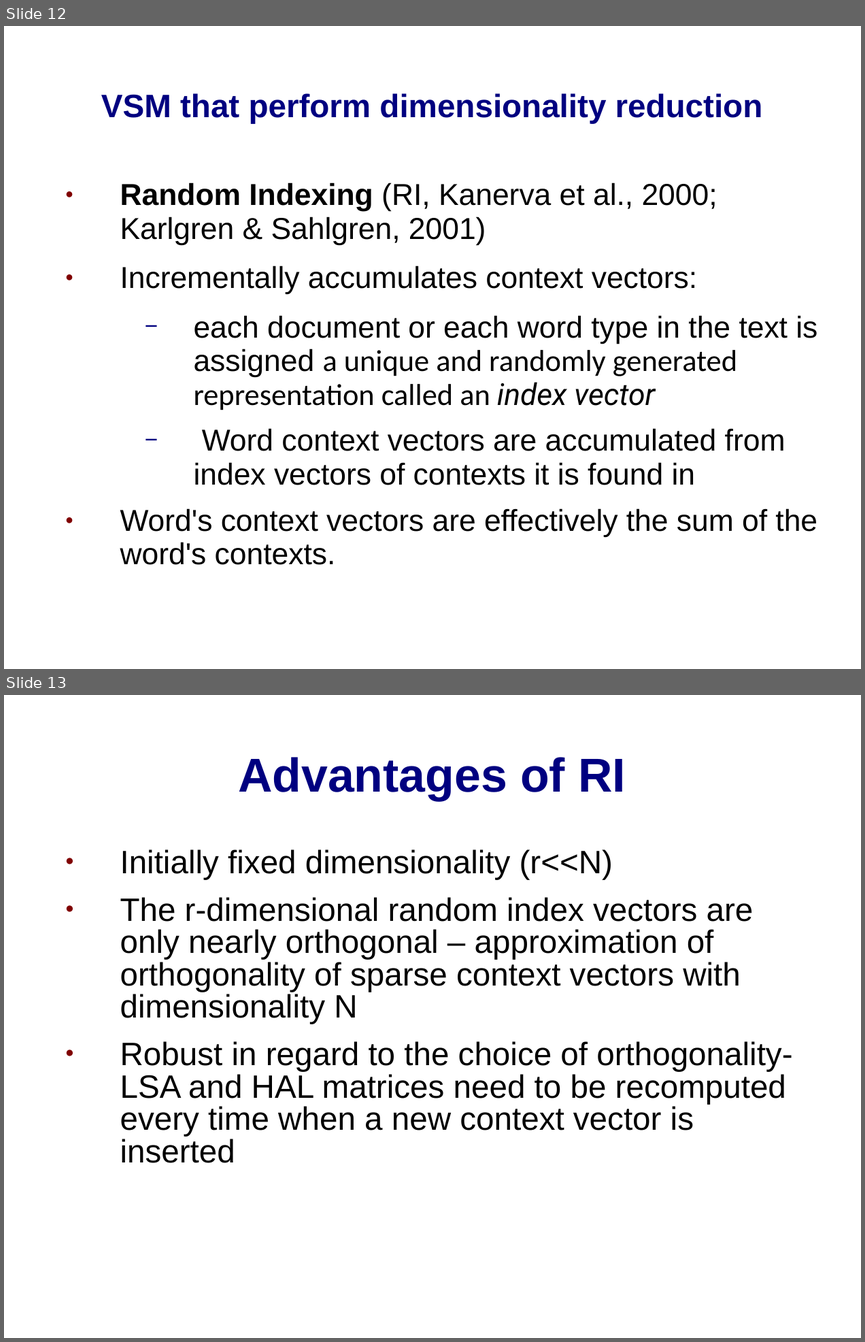
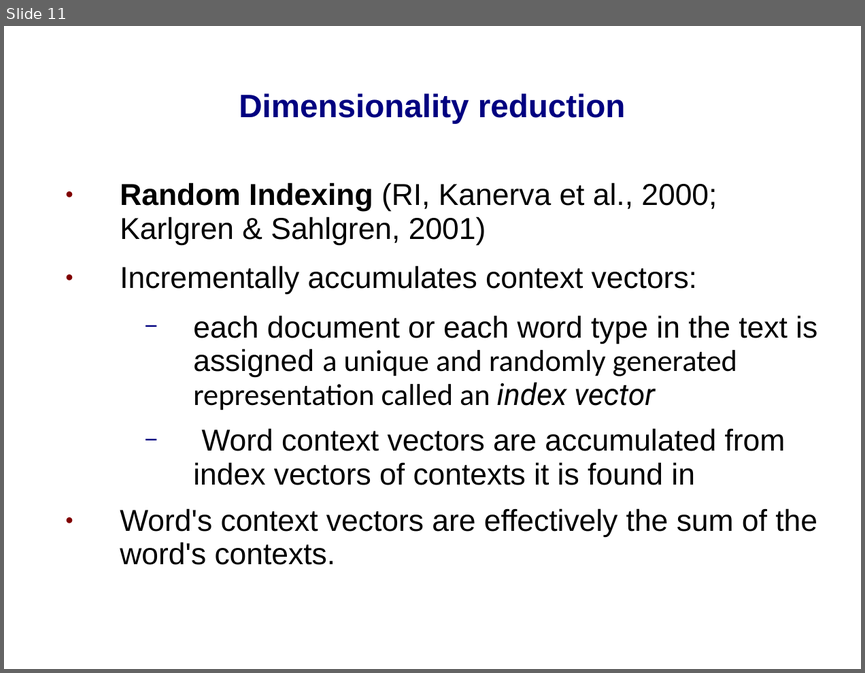
Before and after one commit to prodanovic/WSD-PDT, a slide deck: docs/thesis presentation.ppt. Shown one above the other, each under a label of ours: slides 12 and 13 before the commit, slide 11 after it. The pictures are 865x1342 and 865x673 pixels, drawn with LibreOffice and Linux fonts; fonts in the diff are those of the drawing; background and template pictures are left out. Boxes give left, top, right and bottom in pixels: in the first picture for what was removed or moved away, otherwise in the second. Text is boxed around its words. In the diff, an @@ line names an element or a change of style, - is before the commit and + after.

```diff
--- a/docs/thesis presentation.ppt
+++ b/docs/thesis presentation.ppt
@@ slide 13 removed at <box>4,695,861,1338</box>, background picture (left out) @@
@@ title removed at <box>238,757,626,800</box> @@
-Advantages of RI
@@ text removed at <box>120,849,792,1163</box> @@
-● Initially fixed dimensionality (r<<N)
-● The r-dimensional random index vectors are only nearly orthogonal – approximation of orthogonality of sparse context vectors with dimensionality N
-● Robust in regard to the choice of orthogonality- LSA and HAL matrices need to be recomputed every time when a new context vector is inserted
@@ what was slide 12 is now slide 11 @@
@@ slide 11 changed as well @@
@@ title at <box>239,93,626,123</box>: text changed @@
-VSM that perform dimensionality reduction
+Dimensionality reduction
```
Also in this commit, not shown: 5 other slides changed, 1 slide added, 3 other slides removed.
